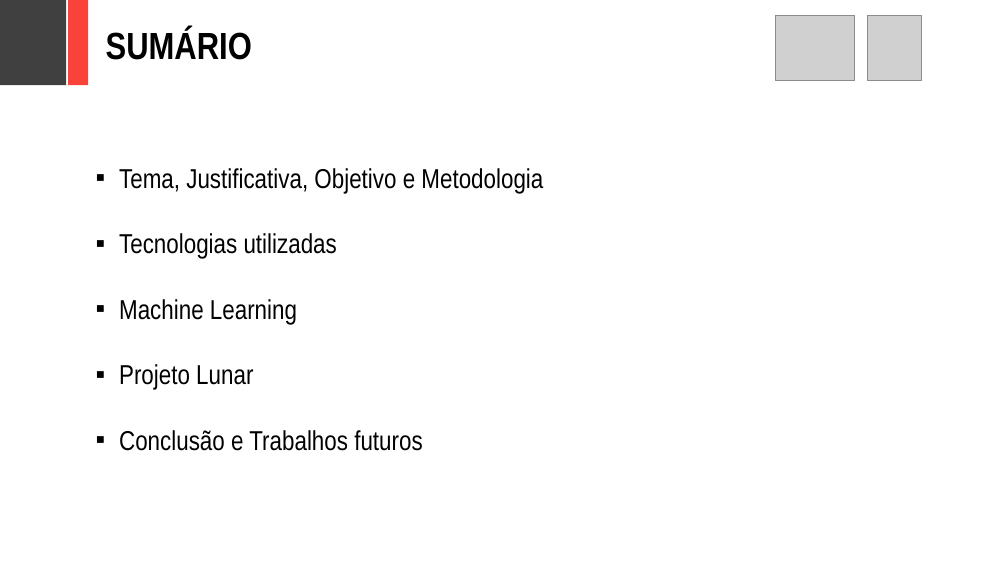
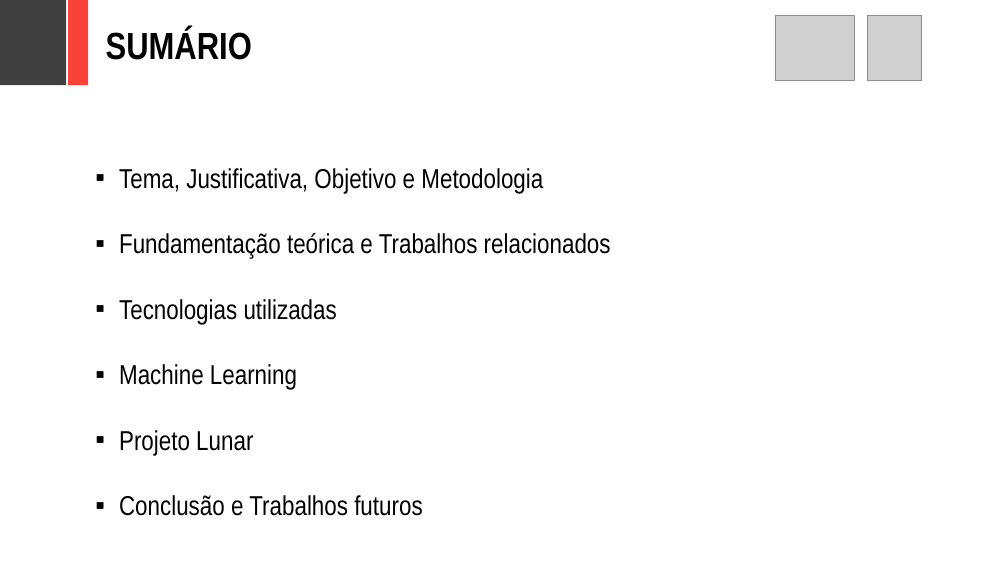
Before and after one commit to adornodev/TCC-Lunar, a slide deck: slide 2 of FinalCourseAssignment/Lunar.pptx. Drawn at 1008x567 pixels with LibreOffice and Linux fonts; fonts in the diff are those of the drawing; grey boxes stand for pictures. Boxes give left, top, right and bottom in pixels: in the first picture for what was removed or moved away, otherwise in the second. Text is boxed around its words. In the diff, an @@ line names an element or a change of style, - is before the commit and + after.

```diff
--- a/FinalCourseAssignment/Lunar.pptx
+++ b/FinalCourseAssignment/Lunar.pptx
@@ text at box(119, 233, 611, 259): paragraph added @@
+▪ Fundamentação teórica e Trabalhos relacionados
```
Also in this commit, not shown: 14 other slides changed, 2 slides added, 5 slides removed, 16 other files.
